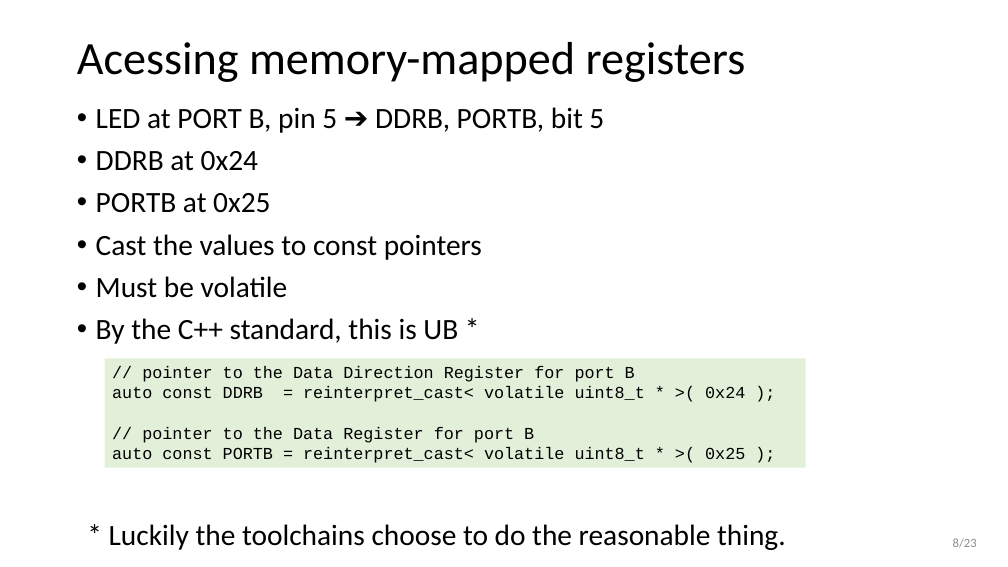
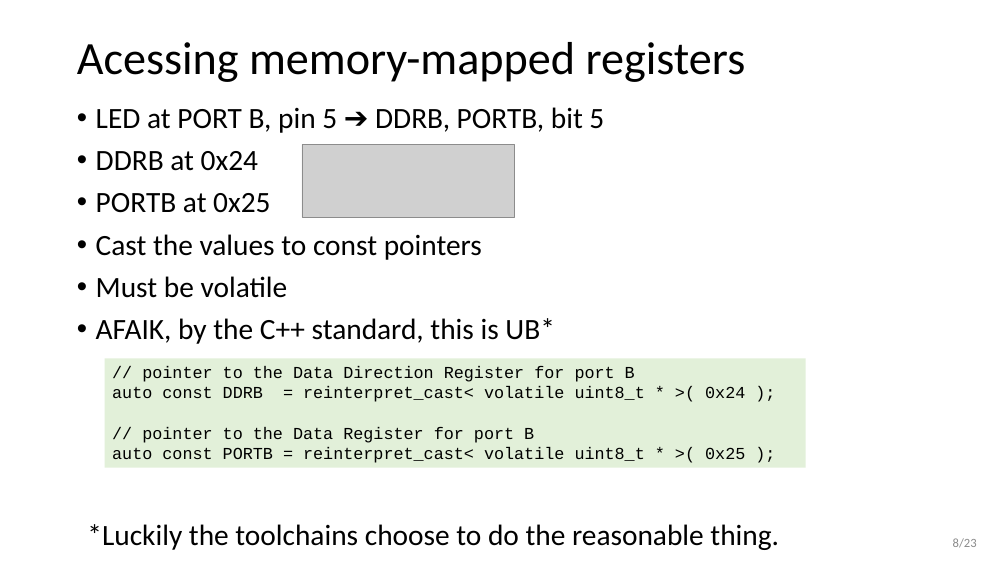
Before and after one commit to wovo/talk-gpio-abstractions, a slide deck: slide 8 of powerpoint/gpio-abstractions.pptx. Drawn at 1008x567 pixels with LibreOffice and Linux fonts; fonts in the diff are those of the drawing; grey boxes stand for pictures. Boxes give left, top, right and bottom in pixels: in the first picture for what was removed or moved away, otherwise in the second. Text is boxed around its words. In the diff, an @@ line names an element or a change of style, - is before the commit and + after.

```diff
--- a/powerpoint/gpio-abstractions.pptx
+++ b/powerpoint/gpio-abstractions.pptx
@@ picture added at bbox=[302, 144, 514, 217] @@
@@ text at bbox=[96, 318, 554, 344]: text changed @@
-• By the C++ standard, this is UB *
+• AFAIK, by the C++ standard, this is UB*
@@ text at bbox=[87, 524, 779, 550]: spaces changed @@
-* Luckily the toolchains choose to do the reasonable thing.
+*Luckily the toolchains choose to do the reasonable thing.
```
Also in this commit, not shown: 10 other slides changed, 1 slide added, 3 other files.
